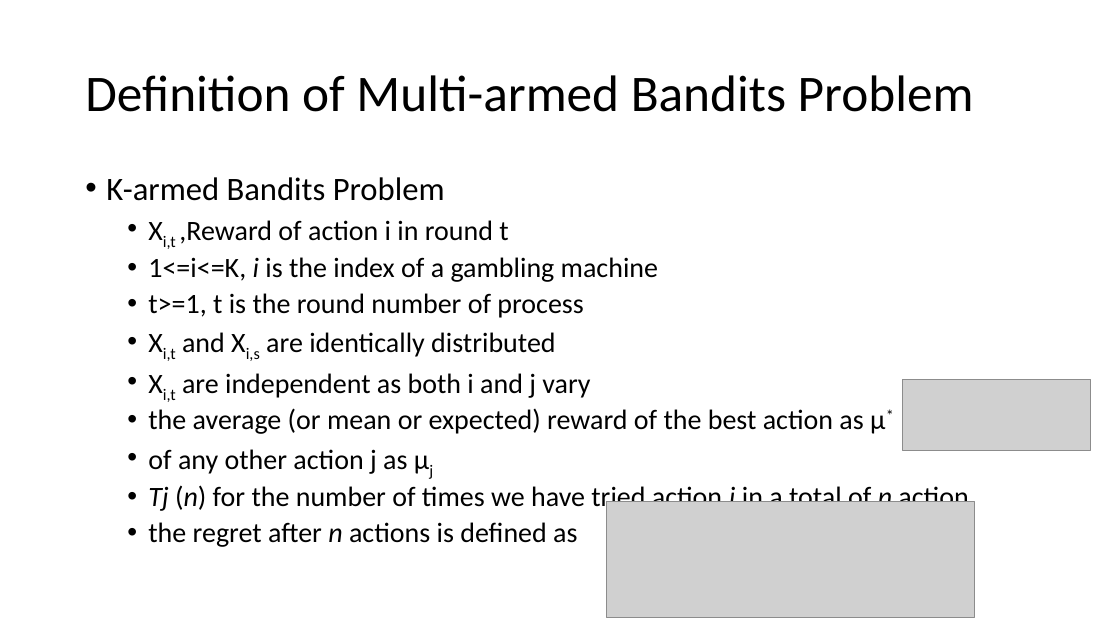
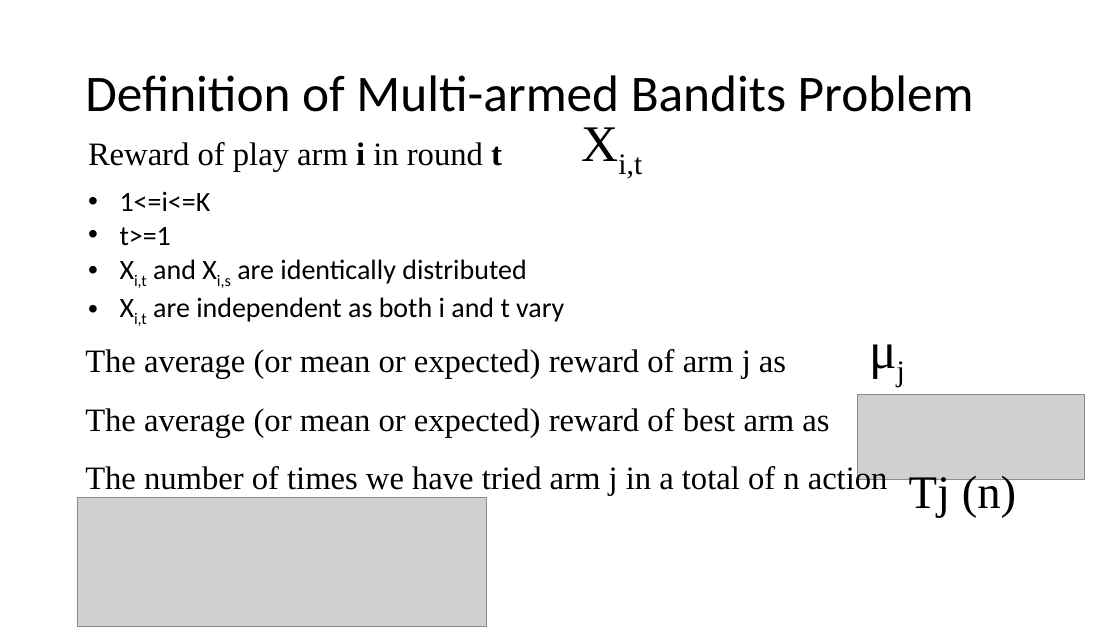
Before and after one commit to wzhe06/Ad-papers, a slide deck: slide 8 of Explore and Exploit/EandE.pptx. Drawn at 1120x630 pixels with LibreOffice and Linux fonts; fonts in the diff are those of the drawing; grey boxes stand for pictures. Boxes give left, top, right and bottom in pixels: in the first picture for what was removed or moved away, otherwise in the second. Text is boxed around its words. In the diff, an @@ line names an element or a change of style, - is before the commit and + after.

Commit message:
update E and E slides

```diff
--- a/Explore and Exploit/EandE.pptx
+++ b/Explore and Exploit/EandE.pptx
@@ text added at (88, 142, 502, 172), 28 pt, text #000000 @@
+  Reward of play arm i in round t
@@ text removed at (106, 177, 968, 547) @@
-• K-armed Bandits Problem
-  • Xi,t ,Reward of action i in round t
-  • 1<=i<=K, i is the index of a gambling machine
-  • t>=1, t is the round number of process
-  • Xi,t and Xi,s are identically distributed
-  • Xi,t are independent as both i and j vary
-  • the average (or mean or expected) reward of the best action as μ*
-  • of any other action j as μj
-  • Tj (n) for the number of times we have tried action j in a total of n action
-  • the regret after n actions is defined as
@@ text added at (618, 154, 642, 179), 44 pt, text #000000 @@
+Xi,t
@@ text added at (120, 191, 564, 326), 24 pt, text #000000 @@
+  • 1<=i<=K
+  • t>=1
+  • Xi,t and Xi,s are identically distributed
+  • Xi,t are independent as both i and t vary
@@ text added at (819, 313, 929, 384), 44 pt, text #000000 @@
+  μj
@@ text added at (85, 349, 786, 378), 28 pt, text #000000 @@
+The average (or mean or expected) reward of arm j as
@@ text added at (85, 408, 829, 437), 28 pt, text #000000 @@
+The average (or mean or expected) reward of best arm as
@@ picture: place and size @@
-picture at (902, 379, 1091, 450)
+picture at (858, 394, 1085, 480)
@@ text added at (85, 464, 888, 496), 28 pt, text #000000 @@
+The number of times we have tried arm j in a total of n action
@@ text added at (909, 472, 1016, 518), 40 pt, text #000000 @@
+Tj (n)
@@ picture: place and size @@
-picture at (607, 502, 975, 618)
+picture at (77, 497, 486, 627)
```
Also in this commit, not shown: 10 other slides changed, 2 slides added, 4 slides removed, 4 other files.
